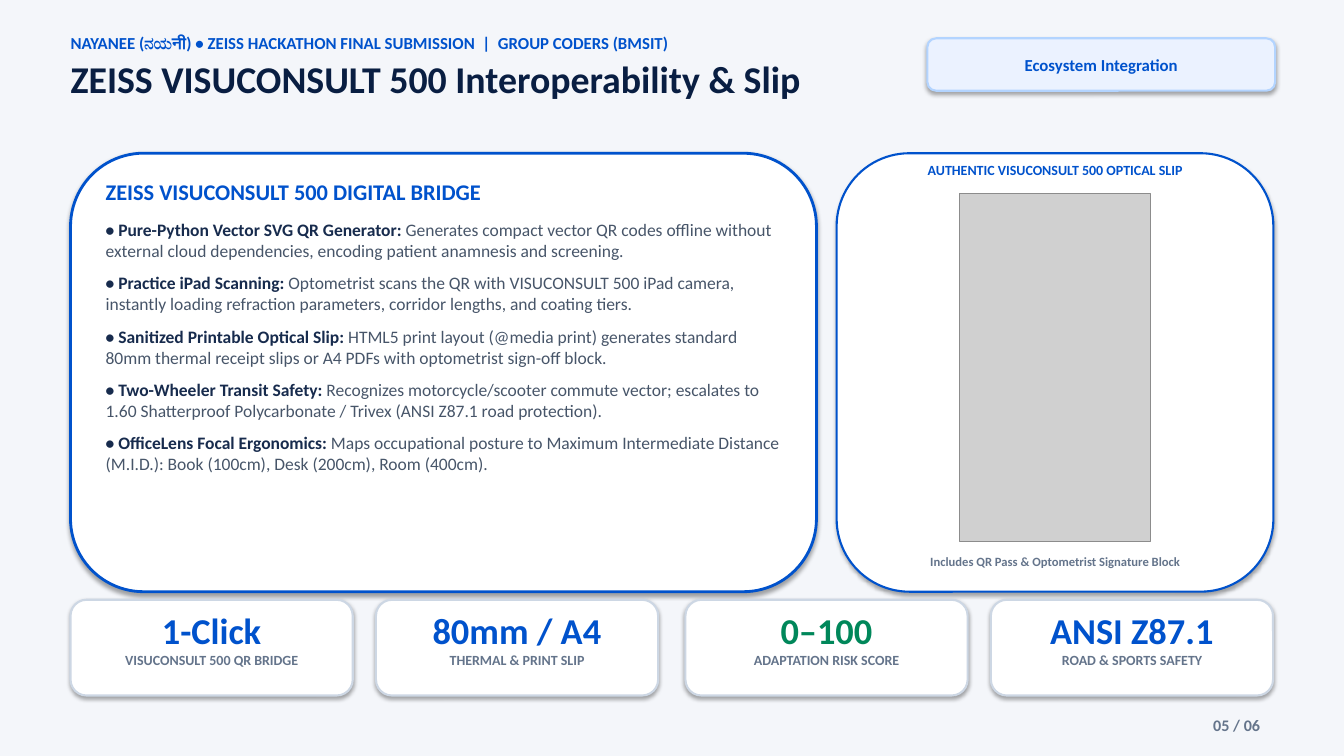
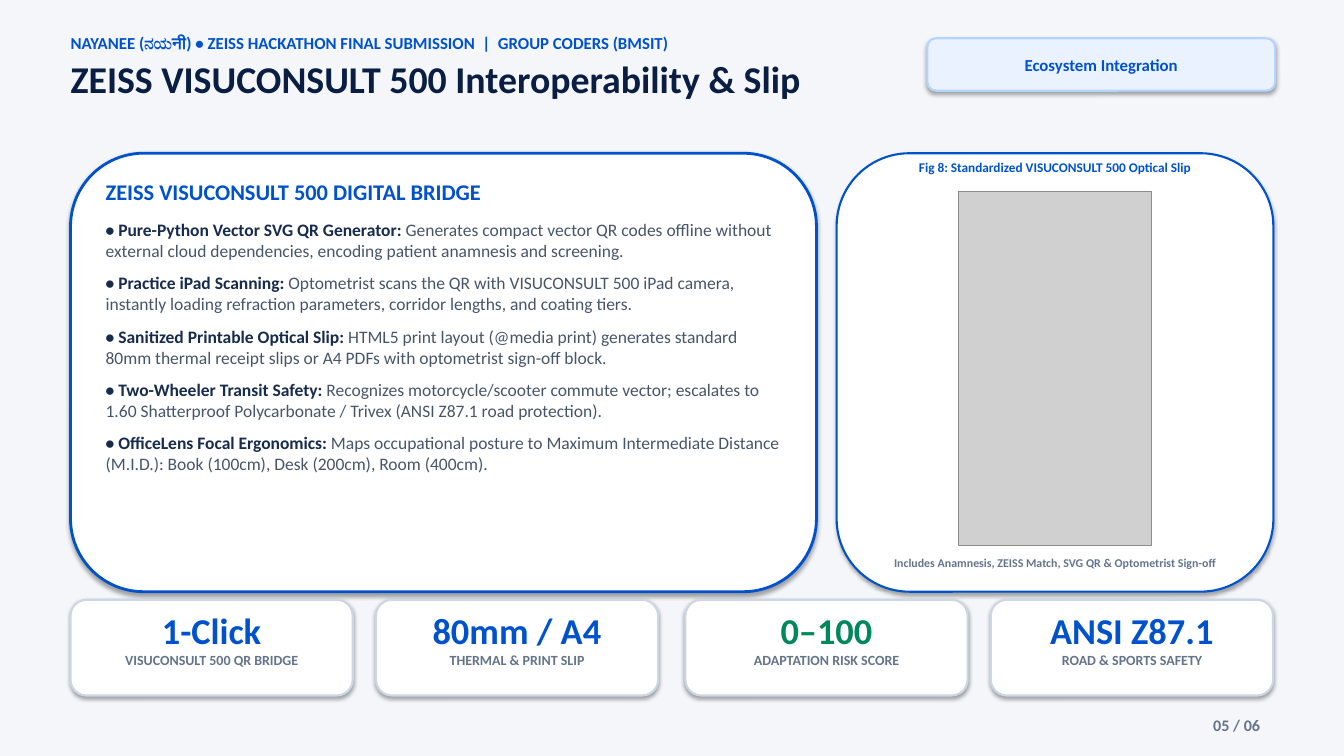
Before and after one commit to Satish8460/Nayanee, a slide deck: slide 5 of docs/Nayanee_Final_Presentation_Coders_6_Slides.pptx. Drawn at 1344x756 pixels with LibreOffice and Linux fonts; fonts in the diff are those of the drawing; grey boxes stand for pictures. Boxes give left, top, right and bottom in pixels: in the first picture for what was removed or moved away, otherwise in the second. Text is boxed around its words. In the diff, an @@ line names an element or a change of style, - is before the commit and + after.

Commit message:
feat(presentation): layout optimization with prominent figures Fig 1-8 and complete technical terminology

```diff
--- a/docs/Nayanee_Final_Presentation_Coders_6_Slides.pptx
+++ b/docs/Nayanee_Final_Presentation_Coders_6_Slides.pptx
@@ text at (919, 162, 1191, 175): text changed; size 10 to 9.5 pt @@
-AUTHENTIC VISUCONSULT 500 OPTICAL SLIP
+Fig 8: Standardized VISUCONSULT 500 Optical Slip
@@ picture: place and size @@
-picture at (960, 194, 1150, 541)
+picture at (959, 192, 1152, 545)
@@ text at (894, 558, 1216, 569): text changed; size 9 to 8.5 pt @@
-Includes QR Pass & Optometrist Signature Block
+Includes Anamnesis, ZEISS Match, SVG QR & Optometrist Sign-off
```
Also in this commit, not shown: 4 other slides changed, 4 other files.
